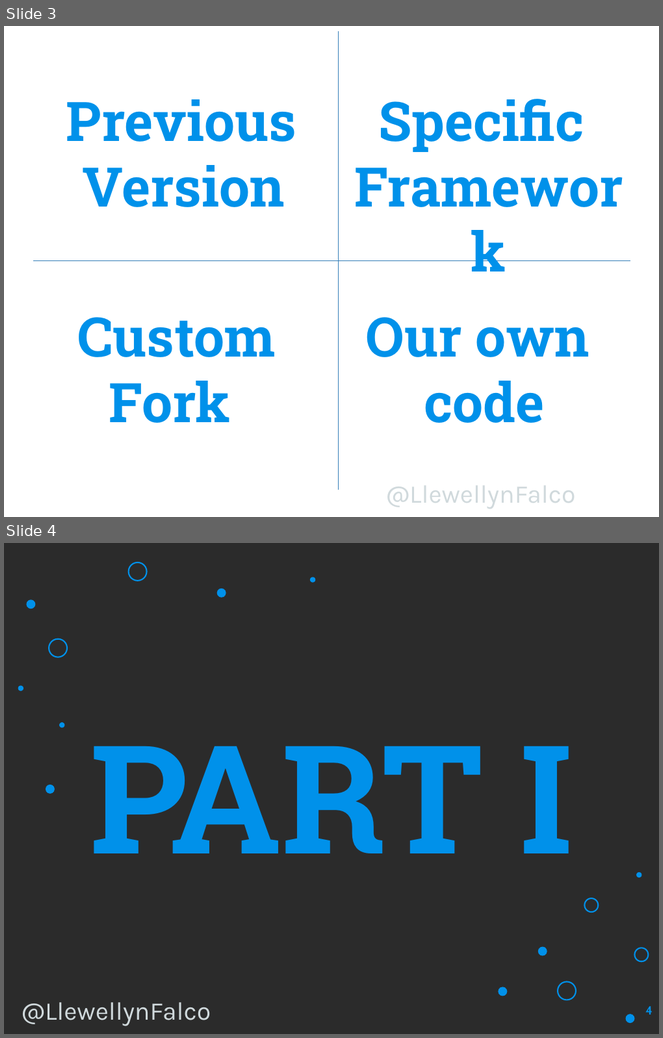
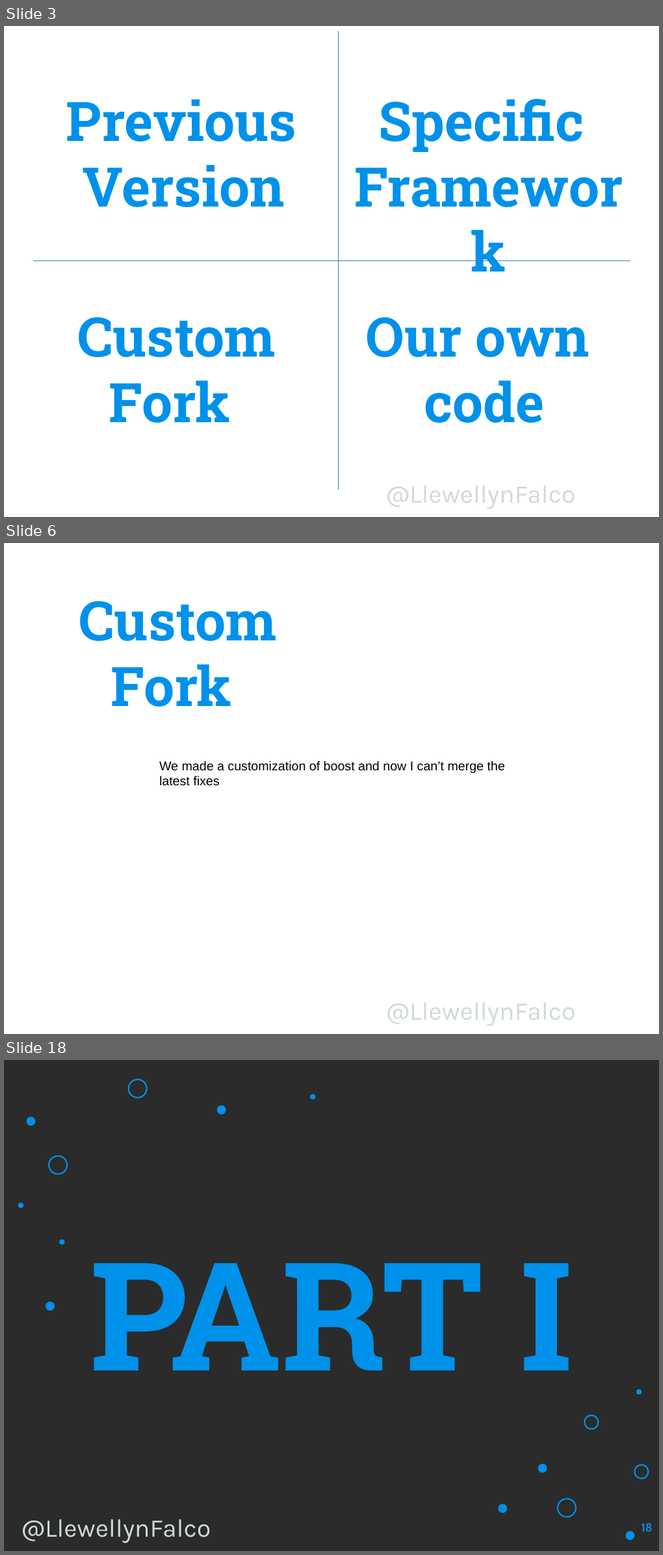
Before and after one commit to isidore/Talk-AvoidingLockIn, a slide deck: Avoiding Lock-In.pptx. Shown one above the other, each under a label of ours: slides 3 and 4 before the commit, slides 3, 6 and 18 after it; the slides between them are not shown. The pictures are 663x1038 and 663x1555 pixels, drawn with LibreOffice and Linux fonts; fonts in the diff are those of the drawing; background and template pictures are left out; a plain dark background stands for a picture behind light text. Boxes give left, top, right and bottom in pixels: in the first picture for what was removed or moved away, otherwise in the second. Text is boxed around its words. In the diff, an @@ line names an element or a change of style, - is before the commit and + after.

```diff
--- a/Avoiding Lock-In.pptx
+++ b/Avoiding Lock-In.pptx
@@ slide 6 added at box(4, 543, 659, 1034), background picture (left out); not listed: 1 template element that a slide beside it also shows @@
@@ text added at box(79, 601, 276, 707), 60 pt, text #0091EA, bold @@
+Custom
+Fork
@@ text added at box(159, 761, 505, 786), 14 pt, text #000000 @@
+We made a customization of boost and now I can’t merge the latest fixes
@@ what was slide 4 is now slide 18 @@
@@ page number at box(641, 1523, 653, 1532): text changed @@
-4
+18
```
Also in this commit, not shown: 1 slide changed, 13 other slides added, 1 other file.
